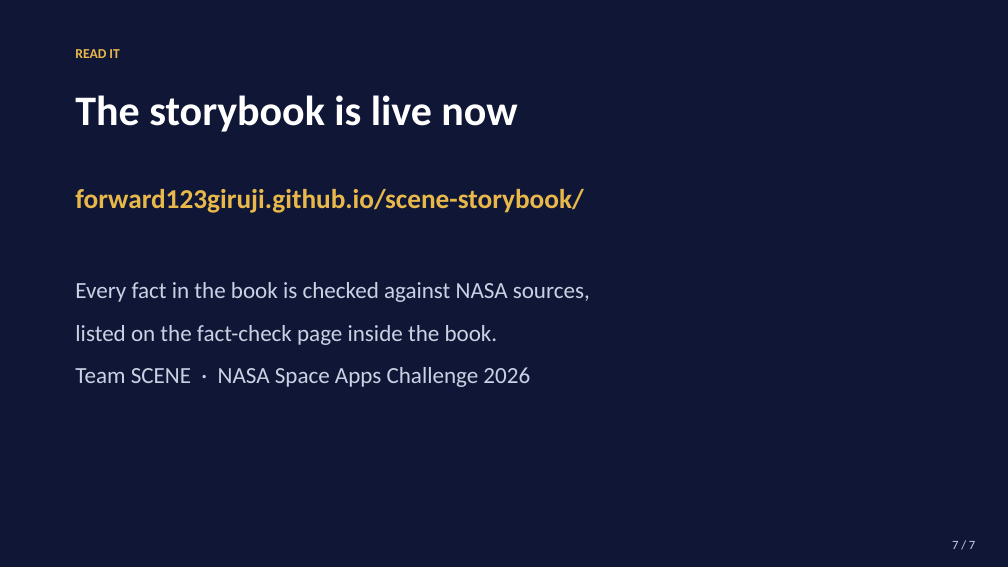
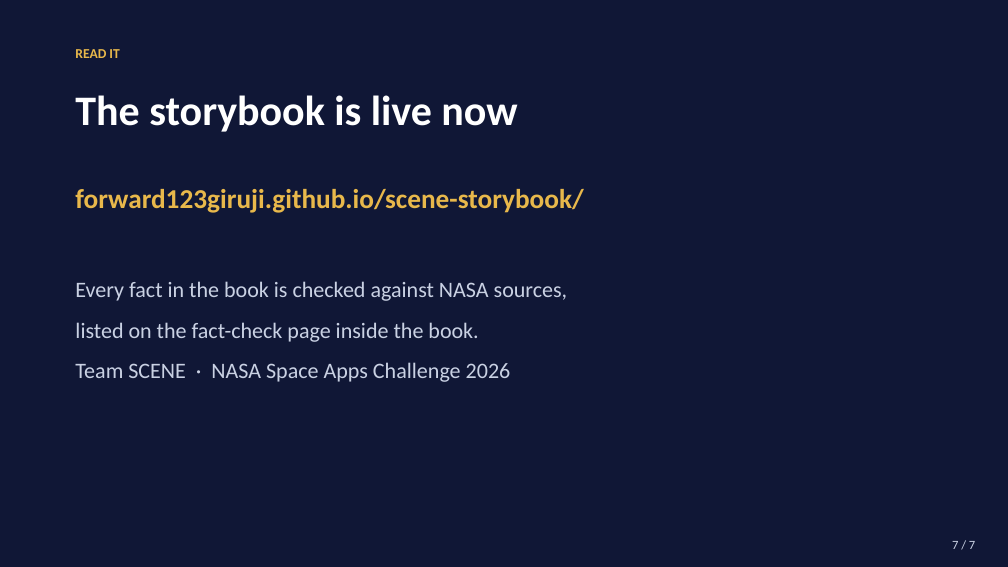
Before and after one commit to Forward123Giruji/scene-storybook, a slide deck: slide 7 of SCENE-demo-deck-7-slides.pptx. Drawn at 1008x567 pixels with LibreOffice and Linux fonts; fonts in the diff are those of the drawing. Boxes give left, top, right and bottom in pixels: in the first picture for what was removed or moved away, otherwise in the second. Text is boxed around its words. In the diff, an @@ line names an element or a change of style, - is before the commit and + after.

```diff
--- a/SCENE-demo-deck-7-slides.pptx
+++ b/SCENE-demo-deck-7-slides.pptx
@@ text "Every fact in the book ..." at bbox=[75, 281, 568, 382]: size 22 to 21 pt; less space between paragraphs @@
```
Also in this commit, not shown: 6 other slides changed.
